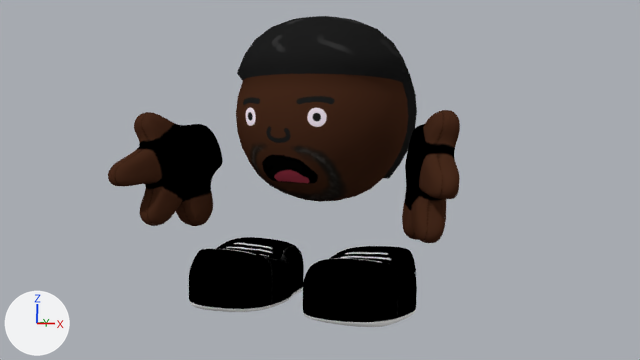
A saved change to the Blender file CannonBall/CannonBall/assets/Models/Characters/BlacMan/BlacMan.blend.
Before and after are seen from the file's camera 'Camera'. The lights are fixed; the arrows at lower left show +X, +Y and +Z.
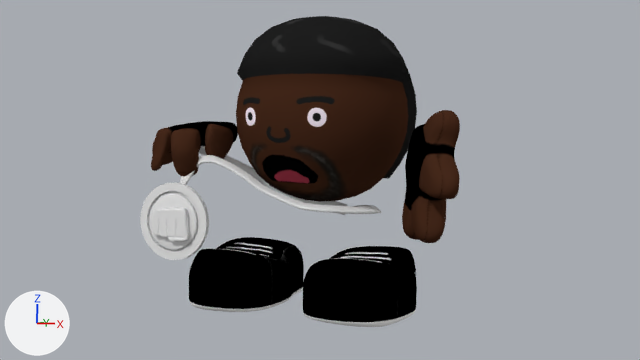
Pixel boxes [x1, y1, x2, y2] of what changed, in the pictures (640 x 360 px):
'Sphere.001', reshaped (12% narrower)
    before: [108, 110, 460, 327]
    after: [151, 110, 460, 327]
'Necklace - Spinner', added
    after: [148, 192, 199, 252]
'Necklace - Chain', added
    after: [180, 145, 381, 215]
'Necklace - Pendant', added
    after: [140, 182, 209, 260]
part 1 of me_sphere_001, built on
    before: [108, 112, 223, 226]
    after: [151, 121, 238, 176]

The change, as a diff of the scene's bpy script:
```diff
--- a/CannonBall/CannonBall/assets/Models/Characters/BlacMan/BlacMan.blend.py
+++ b/CannonBall/CannonBall/assets/Models/Characters/BlacMan/BlacMan.blend.py
@@ me_sphere_001 @@
-me_sphere_001.from_pydata(...)  # 508 vertices, 502 faces; spans x -2.0..1.88, y -1.45..0.68, z -1.49..0.72
+me_sphere_001.from_pydata(...)  # 618 vertices, 612 faces; spans x -2.17..1.88, y -1.45..0.68, z -1.49..0.72
+# me_sphere_001 part 1
+# 14 vertices are removed from x -1.74..-1.2, y -0.95..-0.32, z -0.43..0.32
+# 49 faces are deleted
+# 118 vertices move from x -2.0..-1.15, y -1.45..-0.12, z -0.62..0.72 to x -2.17..-0.98, y -0.9..0.41, z -0.07..0.68
+# 124 vertices are added at x -2.04..-0.98, y -0.75..0.06, z 0.16..0.61
+# 159 new faces join them
 me_sphere_001.materials.append(mat_material)
@@ cu_nurbspath @@
+cu_nurbspath = bpy.data.curves.new('NurbsPath', 'CURVE')
+cu_nurbspath.dimensions = '3D'
+_sp = cu_nurbspath.splines.new('NURBS'); _sp.points.add(22)
+_sp.points.foreach_set('co', [-2.704, 0.286, -0.017, 1.0, -3.299, 0.449, 0.0929, 1.0, -4.134, -0.257, 0.574, 1.0, -4.344, -0.506, 0.727, 1.0, -4.366, -0.555, 0.495, 1.0, -4.388, -0.605, 0.385, 1.0, -4.409, -0.654, 0.26, 1.0, -4.431, -0.703, 0.135, 1.0, -4.38, -0.685, 0.232, 1.0, -4.329, -0.666, 0.328, 1.0, -4.278, -0.647, 0.425, 1.0, -4.227, -0.628, 0.517, 1.0, -4.104, -0.62, 0.57, 1.0, -3.91, -0.635, 0.544, 1.0, -3.646, -0.609, 0.416, 1.0, -3.355, -0.62, 0.235, 1.0, -3.065, -0.642, 0.132, 1.0, -2.853, -0.645, 0.0706, 1.0, -2.642, -0.618, 0.0564, 1.0, -2.326, -0.341, 0.0305, 1.0, -2.207, -0.0766, 0.0331, 1.0, -2.401, 0.151, 0.021, 1.0, -2.646, 0.431, 0.0, 1.0])
+_sp.points.foreach_set('radius', [1.0, 1.0, 1.0, 1.0, 1.0, 1.0, 0.71, 0.71, 0.71, 1.0, 1.0, 1.0, 1.0, 1.0, 1.0, 1.0, 1.0, 1.0, 1.0, 1.0, 1.0, 1.0, 1.0])
+_sp.points.foreach_set('tilt', [4.762, 5.158, 4.867, 3.848, 3.848, 3.848, 3.848, 3.848, 3.497, 3.497, 3.497, 3.497, 3.256, 2.806, 2.806, 2.806, 2.806, 2.923, 2.923, 2.923, 3.032, 3.032, 2.476])
+_sp.order_u = 2
+_sp.order_v = 0
+_sp.resolution_u = 2
+_sp.use_endpoint_u = True
+cu_nurbspath.use_path = True
+cu_nurbspath.use_path_clamp = True
+cu_nurbspath.bevel_mode = 'OBJECT'
+cu_nurbspath.bevel_resolution = 1
+cu_nurbspath.resolution_u = 2
+cu_nurbspath.fill_mode = 'HALF'
+cu_nurbspath.bevel_object = ob_necklace_bevel
@@ cu_beziercircle @@
+cu_beziercircle = bpy.data.curves.new('BezierCircle', 'CURVE')
+cu_beziercircle.dimensions = '3D'
+_sp = cu_beziercircle.splines.new('BEZIER'); _sp.bezier_points.add(3)
+_sp.bezier_points.foreach_set('co', [-0.0669, 0.00213, 0.0, 0.0, 0.0221, 0.0, 0.0669, 0.00213, 0.0, 0.0, -0.0213, 0.0])
+_sp.bezier_points.foreach_set('handle_left', [-0.0669, -0.0213, 0.0, -0.03, 0.0221, 0.0, 0.0669, 0.0221, 0.0, 0.0277, -0.0213, 0.0])
+_sp.bezier_points.foreach_set('handle_right', [-0.0669, 0.0221, 0.0, 0.03, 0.0221, 0.0, 0.0669, -0.0213, 0.0, -0.0277, -0.0213, 0.0])
+for _p, _l, _r in zip(_sp.bezier_points, ['ALIGNED', 'ALIGNED', 'ALIGNED', 'AUTO'], ['ALIGNED', 'ALIGNED', 'ALIGNED', 'AUTO']): _p.handle_left_type = _l; _p.handle_right_type = _r
+_sp.order_u = 0
+_sp.order_v = 0
+_sp.use_cyclic_u = True
+cu_beziercircle.use_path = True
+cu_beziercircle.use_path_clamp = True
+cu_beziercircle.bevel_resolution = 0
+cu_beziercircle.fill_mode = 'HALF'
@@ ob_necklace___chain @@
+ob_necklace___chain = bpy.data.objects.new('Necklace - Chain', cu_nurbspath)  # modifiers TRIANGULATE
+ob_necklace___chain.location = (2.917, 0.0, 0.879)
@@ ob_necklace_bevel @@
+ob_necklace_bevel = bpy.data.objects.new('Necklace Bevel', cu_beziercircle)
+ob_necklace_bevel.location = (0.0, 0.628, 5.879)
@@ ob_necklace___spinner @@
+ob_necklace___spinner = bpy.data.objects.new('Necklace - Spinner', me_cylinder)  # 552 vertices, 491 faces; spans x -0.816..-0.124, y 0.298..0.99, z 0.94..1.039; modifiers SUBSURF, TRIANGULATE
+ob_necklace___spinner.location = (-1.025, 0.163, 0.065)
+ob_necklace___spinner.rotation_euler = (1.571, 0.0, 0.0)  # degrees (90, 0, 0)
@@ ob_necklace___pendant @@
+ob_necklace___pendant = bpy.data.objects.new('Necklace - Pendant', me_cylinder_001)  # 128 vertices, 129 faces; spans x -1.938..-1.052, y 0.276..1.162, z 0.743..0.801; modifiers TRIANGULATE
+ob_necklace___pendant.location = (0.0, 0.0, 0.0)
+ob_necklace___pendant.rotation_euler = (1.571, 0.0, 0.0)  # degrees (90, 0, 0)
```
